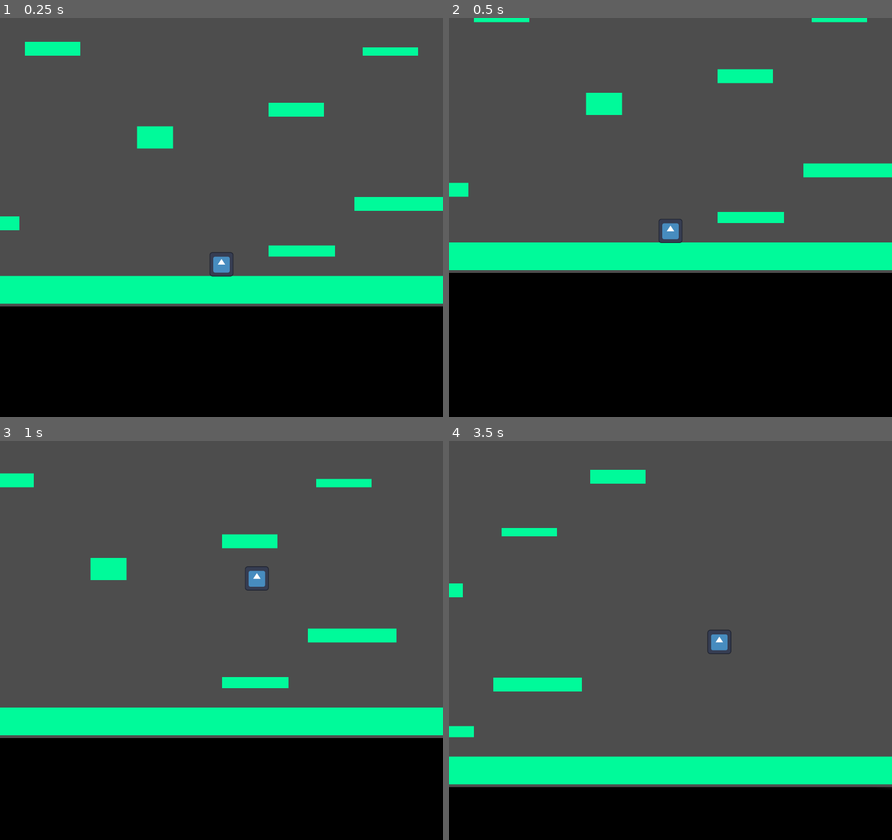
Above: before the commit, frames 1-4 (two rows, left to right).
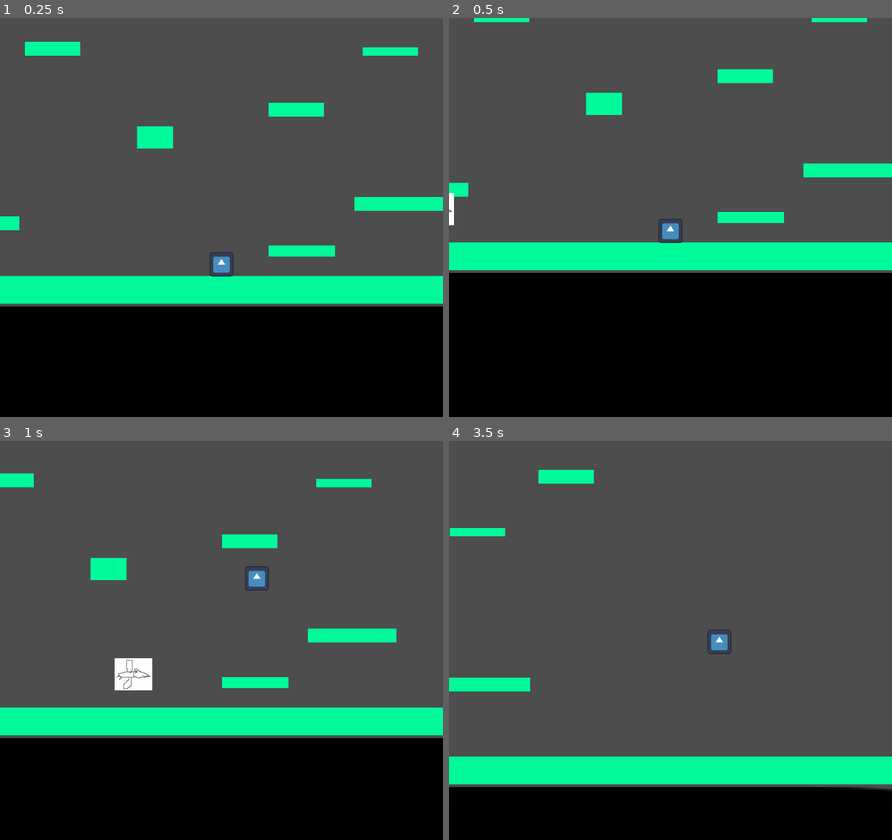
Above: after the commit, the same moments.

Repository: ArthurVayner/GameJam2026
Game: Godot game, scene res://Scenes/Main.tscn
Two runs of this game, one before a commit and one after it. Both use one fixed random seed, a clock stepped at 60 frames per second and the inputs below. The engine's default icon, where the game draws it, is replaced by a stand-in: a white triangle on a blue panel in a dark square.
Inputs:
- Up to frame 1 (0.25 s): no input
- Up to frame 2 (0.5 s): no input
- Up to frame 3 (1 s): hold Right (go_right) from 0.53 s (still down); tap W (jump) at 0.77 s
- Up to frame 4 (3.5 s): tap W (jump) at 1.07, 1.52, 1.82, 3.02, 3.32 s; release Right (go_right) at 2.03 s; hold Left (go_left) 2.03-2.78 s; hold Right (go_right) from 2.78 s (still down)

Frame 1 is identical in both runs. In frame 2, less than 0.1% of the frame differs, in the area x 0-2%, y 43-52%; in frame 3, 0.7%; in frame 4, 2.4%, in the area x 0-100%, y 7-88%.

Commit message:
fix mising depndency

Diff:
--- a/Scenes/Level.tscn
+++ b/Scenes/Level.tscn
@@ -1,7 +1,6 @@
 [gd_scene format=3 uid="uid://rjfixp4fo8ft"]
 
 [ext_resource type="PackedScene" uid="uid://dtcf2dn0fgyae" path="res://Scenes/Platform.tscn" id="1_0ba56"]
-[ext_resource type="Script" path="res://Scenes/bird.gd" id="3_8rbpu"]
 [ext_resource type="PackedScene" uid="uid://d0w1bn31ck55y" path="res://Scenes/bird.tscn" id="3_fuudy"]
 
 [node name="Level" type="Node2D" unique_id=462795862]
@@ -127,7 +126,6 @@
 
 [node name="Bird" parent="." unique_id=896752602 instance=ExtResource("3_fuudy")]
 position = Vector2(-80, 123)
-script = ExtResource("3_8rbpu")
 
 [node name="Platforms2" type="Node2D" parent="." unique_id=1006726546]
 position = Vector2(0, -230)
